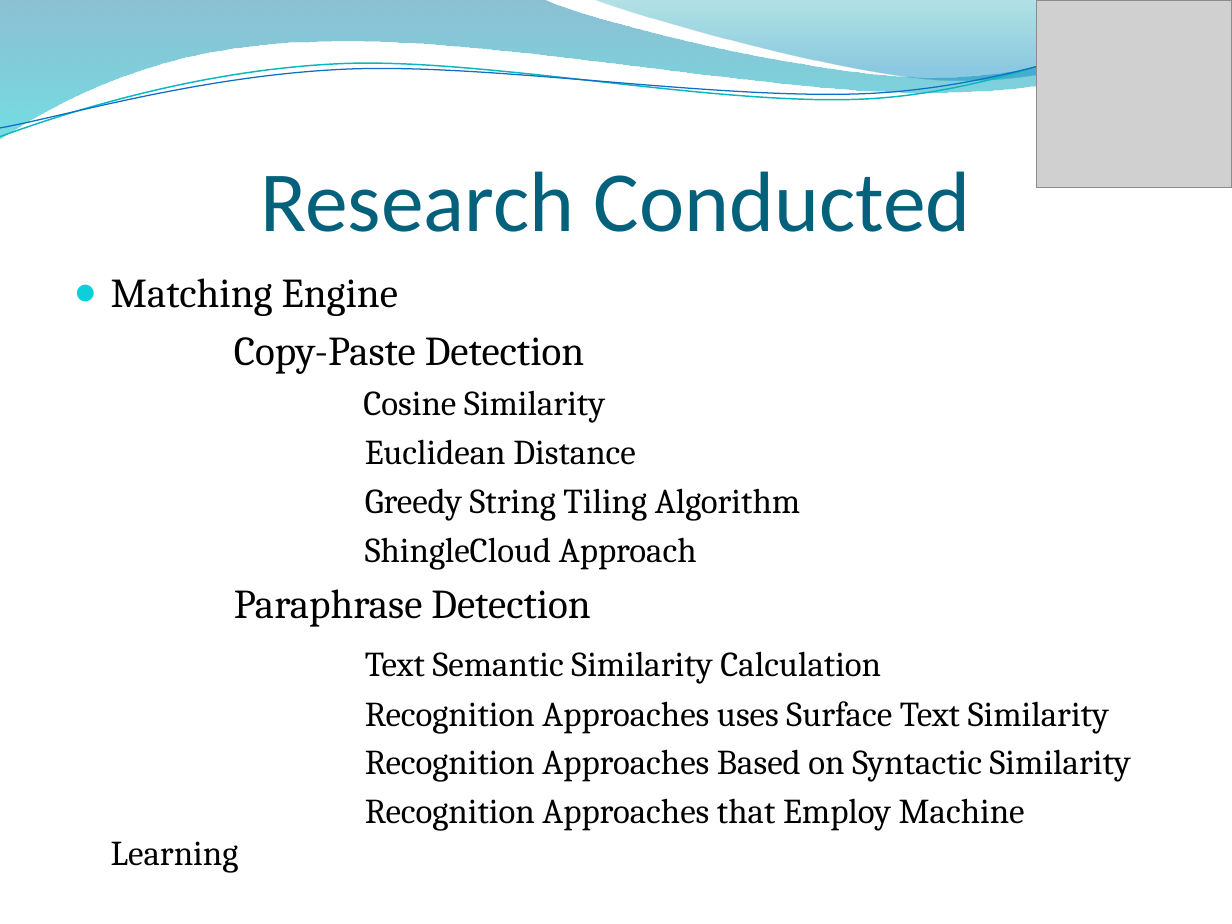
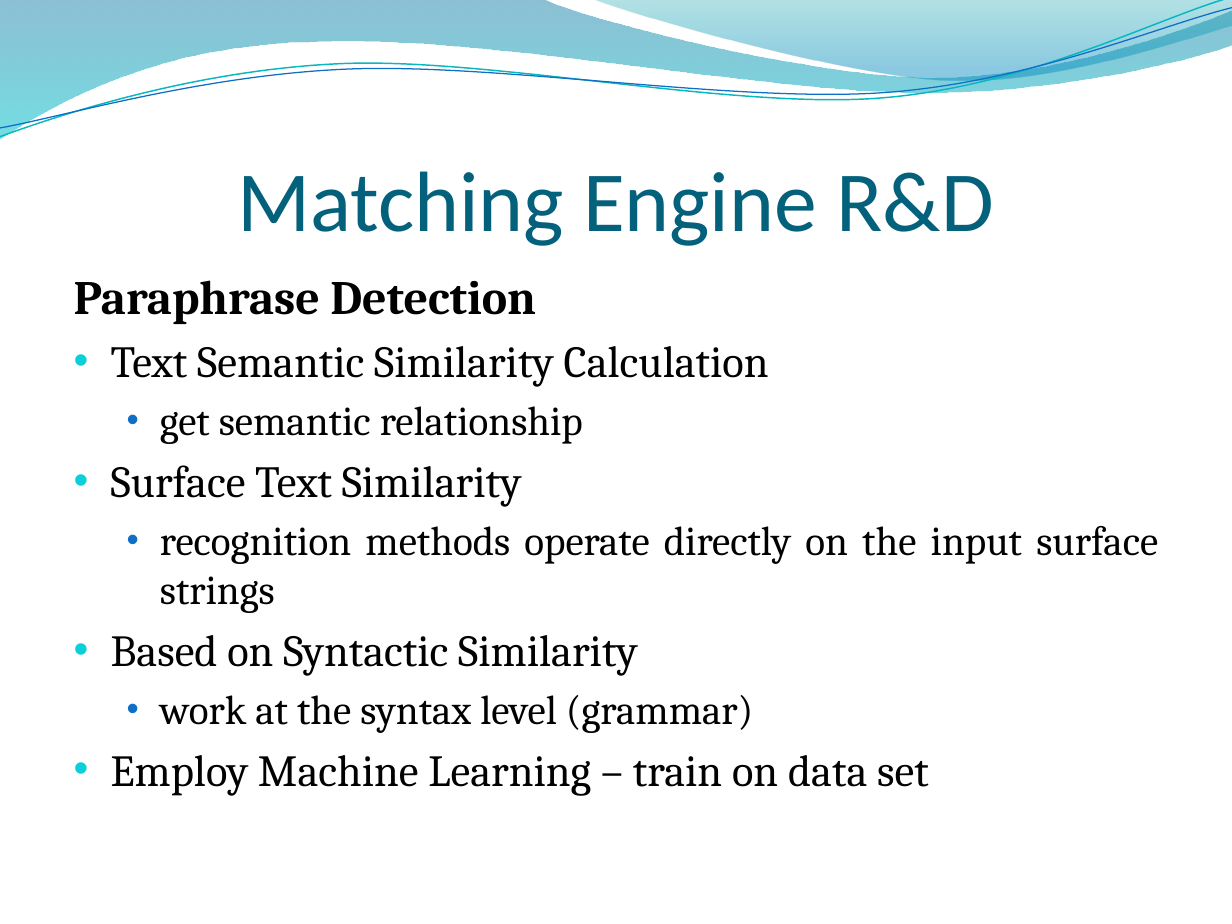
Before and after one commit to RizwanSaeedi/project-plagiabust, a slide deck: slide 26 of project docs/Final Presentation.pptx (slide 27 before the commit). Drawn at 1232x924 pixels with LibreOffice and Linux fonts; fonts in the diff are those of the drawing; grey boxes stand for pictures; background and template pictures are left out. Boxes give left, top, right and bottom in pixels: in the first picture for what was removed or moved away, otherwise in the second. Text is boxed around its words. In the diff, an @@ line names an element or a change of style, - is before the commit and + after.

```diff
--- a/project docs/Final Presentation.pptx
+++ b/project docs/Final Presentation.pptx
@@ picture removed at <box>1037,0,1232,187</box> @@
@@ title at <box>237,171,993,246</box>: text changed @@
-Research Conducted
+Matching Engine R&D
@@ text at <box>74,280,769,387</box>: size 24.1 to 28 pt, bold on in "Paraphrase Detection"; size 20.4 to 26 pt in "Text Semantic Similarity Calculation"; bullet none to •; more space between paragraphs @@
@@ text at <box>111,278,800,569</box>: paragraphs removed @@
-● Matching Engine
-Copy-Paste Detection
-Cosine Similarity
-Euclidean Distance
-Greedy String Tiling Algorithm
-ShingleCloud Approach
@@ text at <box>111,406,1158,796</box>: text changed; size 20.4 to 24 pt @@
-Recognition Approaches uses Surface Text Similarity
-Recognition Approaches Based on Syntactic Similarity
-Recognition Approaches that Employ Machine Learning
+  • get semantic relationship
+• Surface Text Similarity
+  • recognition methods operate directly on the input surface strings
+• Based on Syntactic Similarity
+  • work at the syntax level (grammar)
+• Employ Machine Learning – train on data set
```
Also in this commit, not shown: 24 other slides changed, 14 slides added, 8 slides removed.
